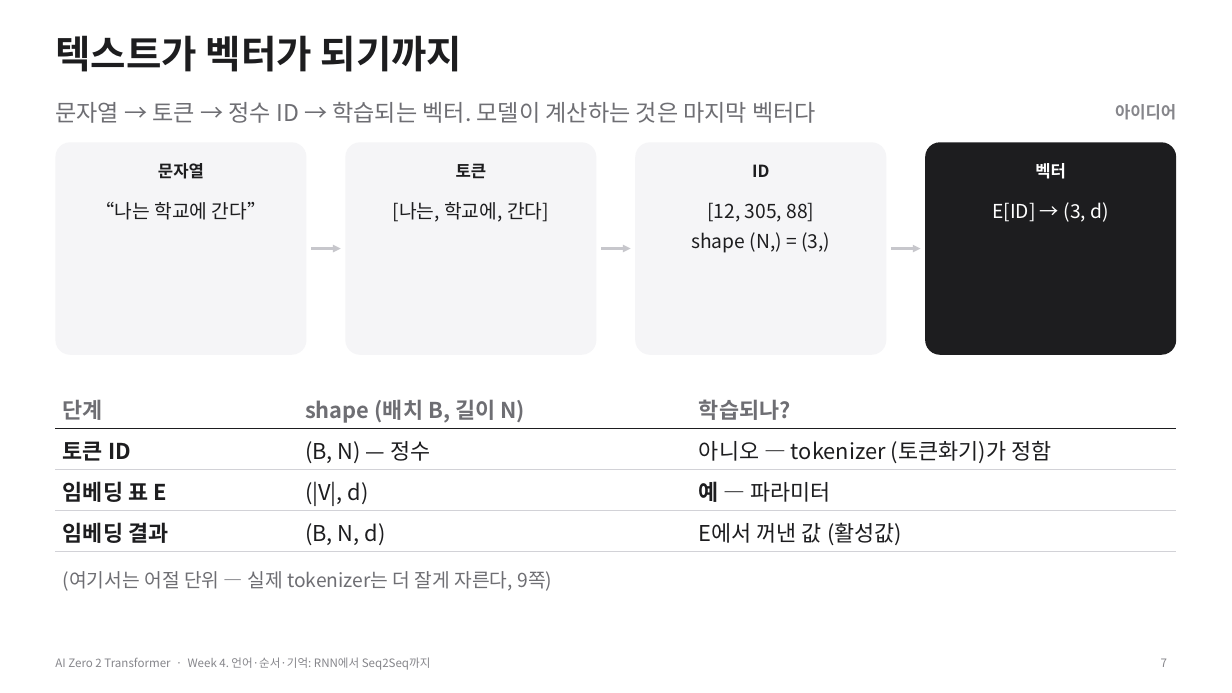
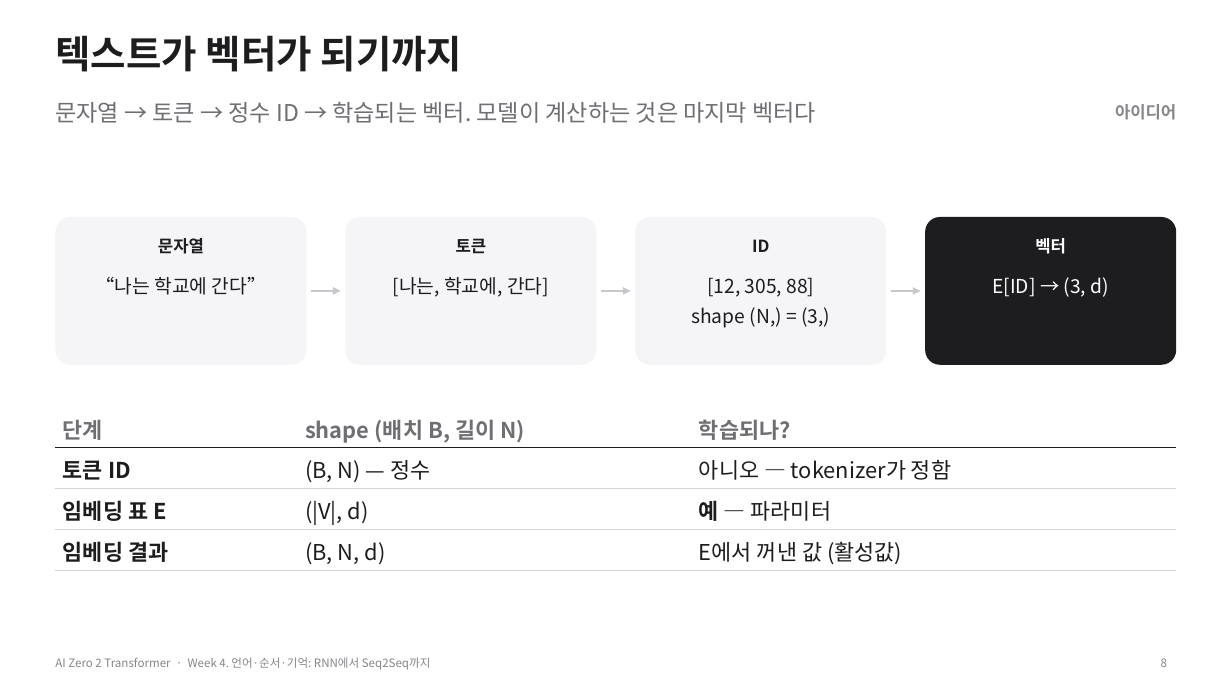
Before and after one commit to myunhh/AI-Zero-2-Transformers, a slide deck: slide 8 of lectures/week04_rnn_lstm_seq2seq.pptx (slide 7 before the commit). Drawn at 1232x693 pixels with LibreOffice and Linux fonts; fonts in the diff are those of the drawing. Boxes give left, top, right and bottom in pixels: in the first picture for what was removed or moved away, otherwise in the second. Text is boxed around its words. In the diff, an @@ line names an element or a change of style, - is before the commit and + after.

```diff
--- a/lectures/week04_rnn_lstm_seq2seq.pptx
+++ b/lectures/week04_rnn_lstm_seq2seq.pptx
@@ rounded rectangle: place and size @@
-rounded rectangle at <box>55,142,307,355</box>
+rounded rectangle at <box>55,217,307,365</box>
@@ rounded rectangle: place and size @@
-rounded rectangle at <box>346,142,597,355</box>
+rounded rectangle at <box>346,217,597,365</box>
@@ rounded rectangle: place and size @@
-rounded rectangle at <box>636,142,887,355</box>
+rounded rectangle at <box>636,217,887,365</box>
@@ proportions changed in 4 elements at <box>55,217,307,365</box>, <box>346,217,597,365</box>, <box>636,217,887,365</box>, <box>925,217,1177,365</box> @@
@@ rounded rectangle: place and size @@
-rounded rectangle at <box>925,142,1177,355</box>
+rounded rectangle at <box>925,217,1177,365</box>
@@ 4 texts: place and size @@
-4 texts at <box>158,163,1066,179</box>
+4 texts at <box>158,238,1066,254</box>
@@ text "“나는 학교에 간다”": place and size @@
-text "“나는 학교에 간다”" at <box>95,202,267,220</box>
+text "“나는 학교에 간다”" at <box>95,277,267,295</box>
@@ text "[나는, 학교에, 간다]": place and size @@
-text "[나는, 학교에, 간다]" at <box>393,202,549,222</box>
+text "[나는, 학교에, 간다]" at <box>393,277,549,297</box>
@@ text "[12, 305, 88]": place and size @@
-text "[12, 305, 88]" at <box>691,202,830,253</box>
+text "[12, 305, 88]" at <box>691,277,830,328</box>
@@ text "E[ID] → (3, d)": place and size @@
-text "E[ID] → (3, d)" at <box>992,202,1108,222</box>
+text "E[ID] → (3, d)" at <box>992,277,1108,297</box>
@@ 3 arrows: place and size @@
-3 arrows at <box>311,249,921,249</box>
+3 arrows at <box>311,291,921,291</box>
@@ table at <box>55,407,1177,570</box> @@
-row 2, column 3: 아니오 — tokenizer (토큰화기)가 정함
+row 2, column 3: 아니오 — tokenizer가 정함
@@ table: place and size @@
-table at <box>55,387,1177,551</box>
+table at <box>55,407,1177,570</box>
@@ text removed at <box>63,571,552,591</box> @@
-(여기서는 어절 단위 — 실제 tokenizer는 더 잘게 자른다, 9쪽)
@@ page number at <box>1161,658,1167,667</box>: text changed @@
-7
+8
```
Also in this commit, not shown: 26 other slides changed, 29 slides added, 13 slides removed, 20 other files.
